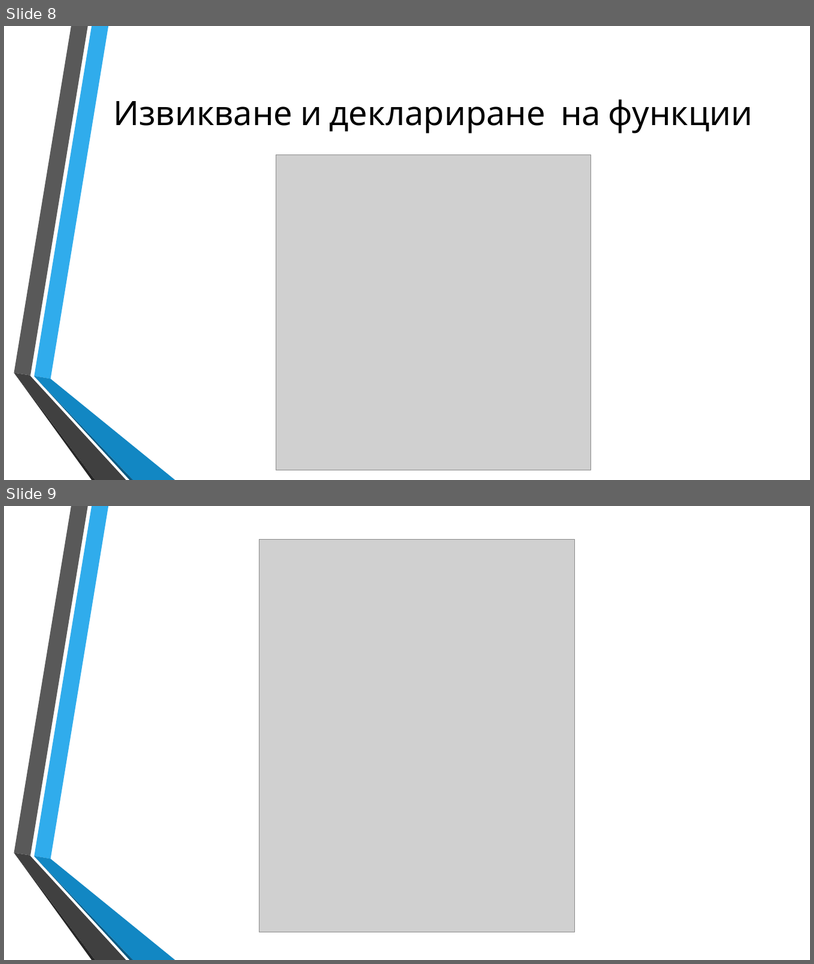
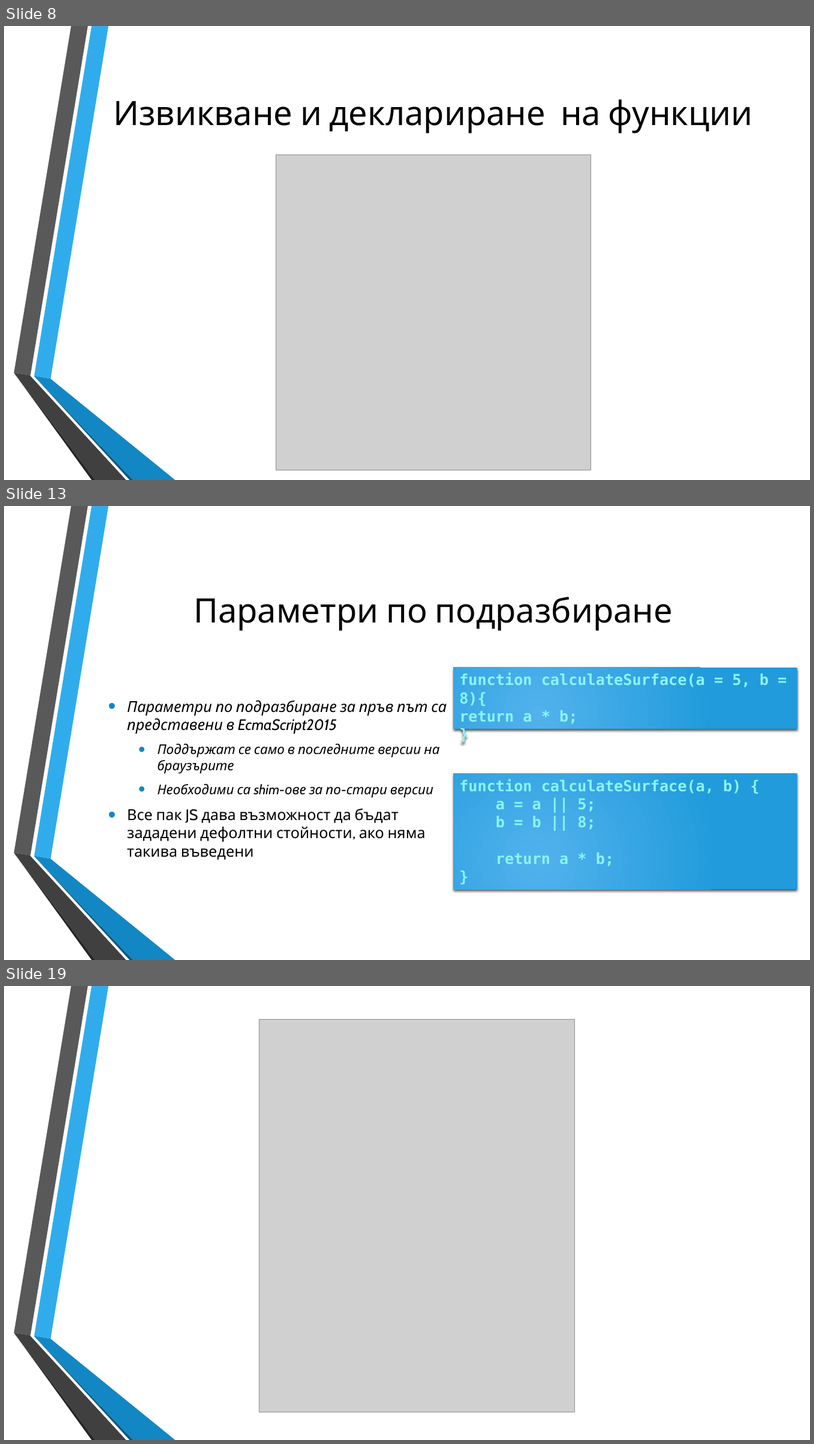
Before and after one commit to dnmitev/IT-Academy, a slide deck: JS Fundamentals/7.Functions/JS-Functions.pptx. Shown one above the other, each under a label of ours: slides 8 and 9 before the commit, slides 8, 13 and 19 after it; the slides between them are not shown. The pictures are 814x964 and 814x1444 pixels, drawn with LibreOffice and Linux fonts; fonts in the diff are those of the drawing; grey boxes stand for pictures; background and template pictures are left out. Boxes give left, top, right and bottom in pixels: in the first picture for what was removed or moved away, otherwise in the second. Text is boxed around its words. In the diff, an @@ line names an element or a change of style, - is before the commit and + after.

Commit message:
functions lecture is done

```diff
--- a/JS Fundamentals/7.Functions/JS-Functions.pptx
+++ b/JS Fundamentals/7.Functions/JS-Functions.pptx
@@ slide 13 added at (x1=4, y1=506, x2=810, y2=960), background picture (left out); not listed: 6 template elements that a slide beside it also shows @@
@@ title added at (x1=194, y1=597, x2=673, y2=631), 40 pt, text #000000 @@
+Параметри по подразбиране
@@ rectangle added at (x1=453, y1=667, x2=798, y2=729), fill gradient #51B3ED to #219CDB, 18 pt, text #8CF4F2, bold @@
+function calculateSurface(a = 5, b = 8){ return a * b;
+}
@@ text added at (x1=127, y1=700, x2=447, y2=859), 18 pt, text #000000, italic @@
+• Параметри по подразбиране за пръв път са представени в EcmaScript2015
+  • Поддържат се само в последните версии на браузърите
+  • Необходими са shim-ове за по-стари версии
+• Все пак JS дава възможност да бъдат зададени дефолтни стойности, ако няма такива въведени
@@ rectangle added at (x1=453, y1=773, x2=798, y2=889), fill gradient #51B3ED to #219CDB, 18 pt, text #8CF4F2, bold @@
+function calculateSurface(a, b) {
+a = a || 5;
+b = b || 8;
+return a * b;
+}
@@ what was slide 9 is now slide 19 @@
```
Also in this commit, not shown: 1 slide changed, 9 other slides added, 6 other files.
